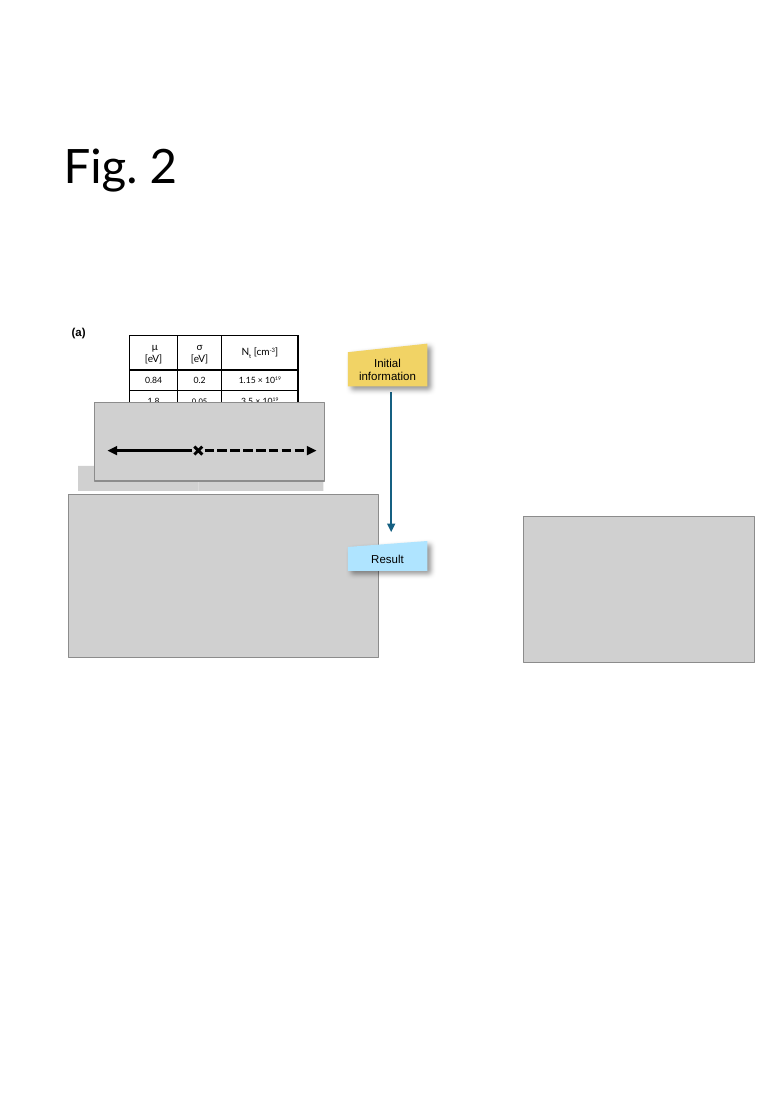
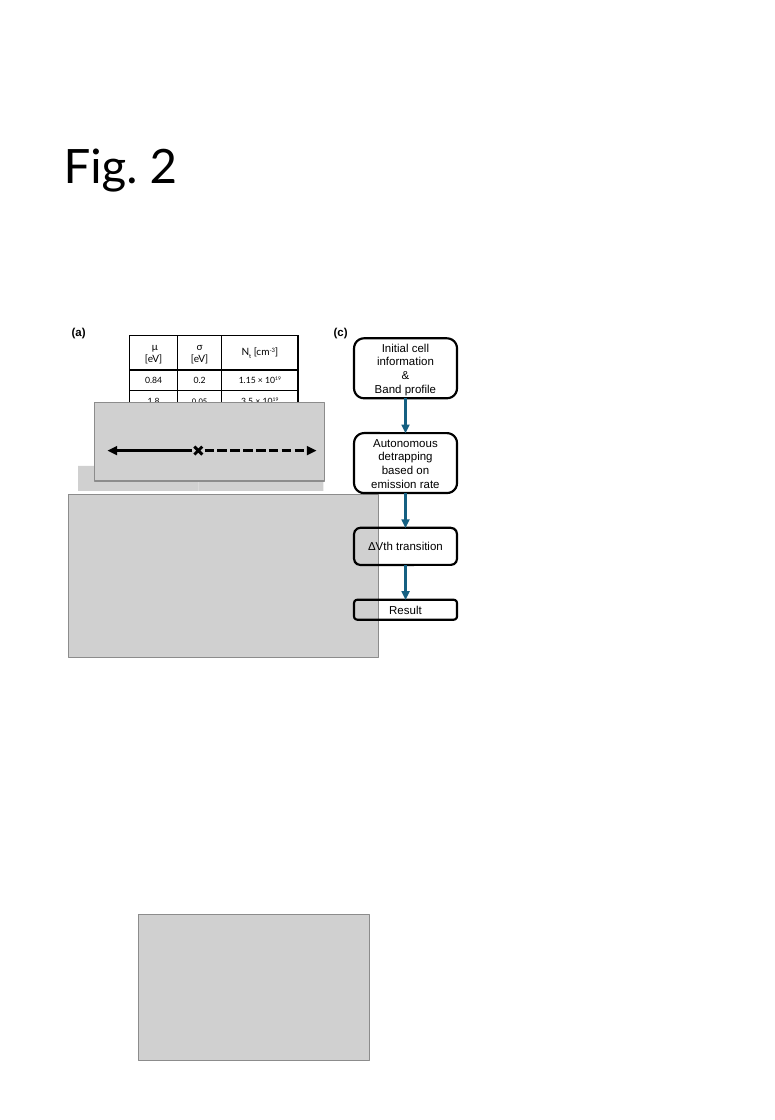
Before and after one commit to vectorcont62-dev/EDLtarget-manuscript-Mar, a slide deck: slide 3 of figures/Figures-EDL202602-manuscript.pptx. Drawn at 775x1120 pixels with LibreOffice and Linux fonts; fonts in the diff are those of the drawing; grey boxes stand for pictures. Boxes give left, top, right and bottom in pixels: in the first picture for what was removed or moved away, otherwise in the second. Text is boxed around its words. In the diff, an @@ line names an element or a change of style, - is before the commit and + after.

```diff
--- a/figures/Figures-EDL202602-manuscript.pptx
+++ b/figures/Figures-EDL202602-manuscript.pptx
@@ group added at box(334, 327, 458, 599): 2 rounded rectangles, 2 arrows, 1 text @@
+Autonomous detrapping based on emission rate
+ΔVth transition
+(c)
@@ rounded rectangle "Initial cell information &": place and size @@
-rounded rectangle "Initial cell information &" at box(348, 343, 428, 385)
+rounded rectangle "Initial cell information &" at box(354, 338, 458, 398)
@@ rounded rectangle "Initial cell information &" at box(354, 338, 458, 398): flow chart manual input to rounded rectangle; fill #F1D365 to none; outline none to #000000 1.5 pt; shadow off @@
@@ text in rounded rectangle at box(375, 343, 436, 396): text changed @@
-Initial information
+Initial cell information
+&
+Band profile
@@ arrow moved from (392, 392) - (392, 532) to (405, 398) - (405, 433) @@
@@ rounded rectangle "Result": place and size @@
-rounded rectangle "Result" at box(348, 540, 428, 570)
+rounded rectangle "Result" at box(354, 599, 458, 619)
@@ rounded rectangle "Result" at box(354, 599, 458, 619): flow chart manual input to rounded rectangle; fill #AFE4FF to none; outline none to #000000 1.5 pt; shadow off @@
@@ picture: place and size @@
-picture at box(524, 517, 755, 662)
+picture at box(138, 914, 370, 1060)
```
Also in this commit, not shown: 6 other files.
